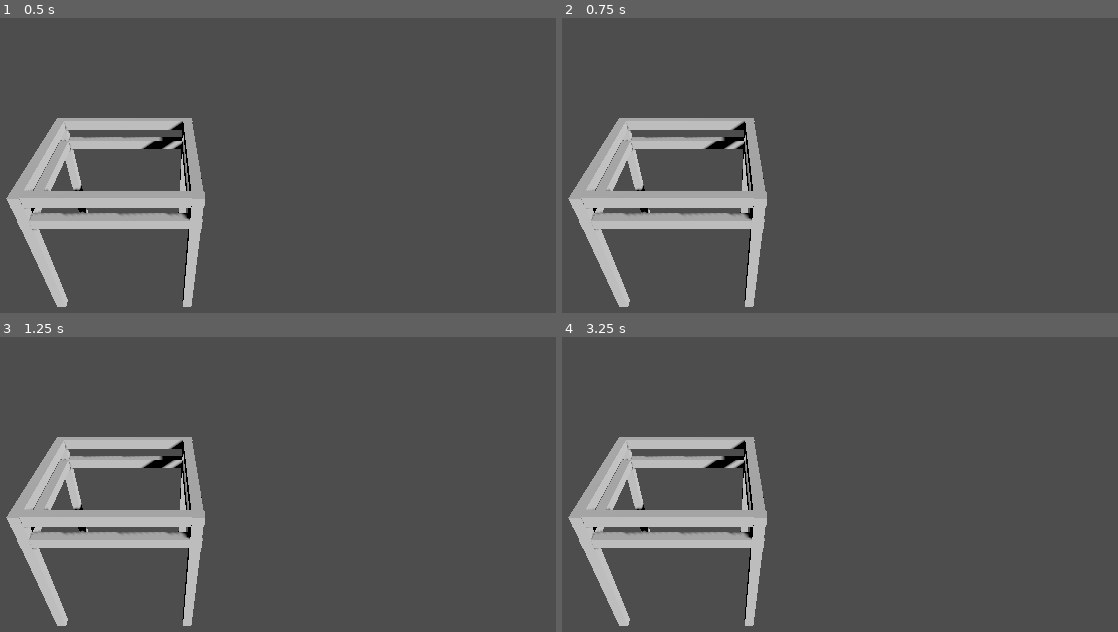
Above: before the commit, frames 1-4 (two rows, left to right).
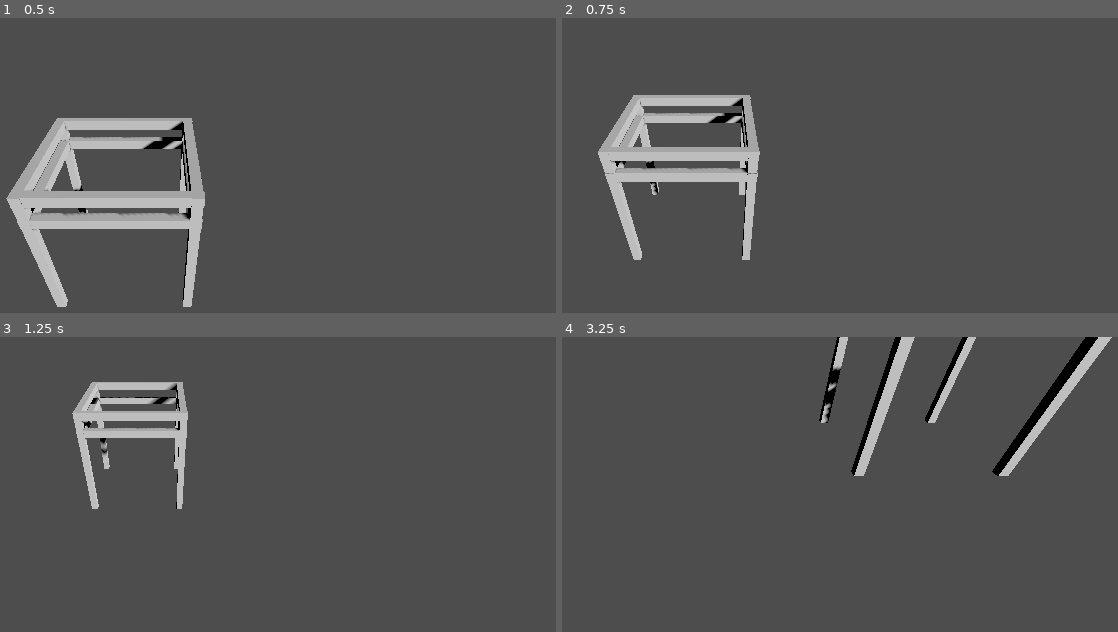
Above: after the commit, the same moments.

Repository: MrSquiggles34/COMP4501PROJECT
Game: Godot game, scene res://game_state.tscn
The game is run twice, just before and just after one commit, with the same random seed, the same clock (stepped at 60 frames per second) and the same inputs.
Inputs (mouse positions are in pixels of both pictures, inside the frame that each line leads up to):
- Up to frame 1 (0.5 s): no input
- Up to frame 2 (0.75 s): tap Enter at 0.5 s; move the mouse to (901, 218) at 0.52 s; hold S (camera_back, bound only after the commit) from 0.53 s (still down); click (901, 218) at 0.67 s
- Up to frame 3 (1.25 s): keep holding S (camera_back, bound only after the commit); tap W (camera_forward, bound only after the commit) at 0.8 s
- Up to frame 4 (3.25 s): move the mouse to (567, 584) at 1.27 s; release S (camera_back, bound only after the commit) at 1.28 s; tap W (camera_forward, bound only after the commit) at 1.35 s; click (567, 584) at 1.42 s; tap A (camera_left, bound only after the commit) at 1.55 s; tap Space at 2 s; move the mouse to (806, 463) at 2.02 s; hold A (camera_left, bound only after the commit) 2.03-2.78 s; click (806, 463) at 2.17 s; tap D (camera_right, bound only after the commit) at 2.3, 2.85 s; move the mouse to (outside the picture) at 2.77 s; click (outside the picture) at 2.92 s; tap Mouse wheel up (camera_zoom_in, bound only after the commit) at 3.05 s

Frame 1 is identical in both runs. In frame 2, 11% of the frame differs, in the area x 1-37%, y 26-98%; in frame 3, 12%; in frame 4, 14%, in the area x 1-99%, y 0-98%.

Commit message:
basic camera rig done

Diff:
--- /dev/null
+++ b/war-of-dragons/camera_control.gd
@@ -0,0 +1,56 @@
+extends Marker3D
+
+@export var move_speed: float = 15.0
+@export var zoom_speed: float = 20.0
+@export var min_zoom: float = 5.0
+@export var max_zoom: float = 40.0
+
+@onready var cam: Camera3D = $PlayerCamera
+
+# Called when the node enters the scene tree for the first time.
+func _ready() -> void:
+	pass # Replace with function body.
+
+# Called every frame. 'delta' is the elapsed time since the previous frame.
+func _process(delta: float) -> void:
+	var direction := Vector3.ZERO
+
+	# Movement input
+	if Input.is_action_pressed("camera_forward"):
+		direction -= transform.basis.z
+	if Input.is_action_pressed("camera_back"):
+		direction += transform.basis.z
+	if Input.is_action_pressed("camera_left"):
+		direction -= transform.basis.x
+	if Input.is_action_pressed("camera_right"):
+		direction += transform.basis.x
+
+	# Flatten movement so camera doesn't move vertically
+	direction.y = 0
+	direction = direction.normalized()
+
+	global_position += direction * move_speed * delta
+
+	if Input.is_action_pressed("camera_zoom_in"):
+		zoom_camera(-zoom_speed * delta)
+
+	if Input.is_action_pressed("camera_zoom_out"):
+		zoom_camera(zoom_speed * delta)
+
+func zoom_camera(amount: float) -> void:
+	var local_pos = cam.position
+	local_pos += cam.transform.basis.z * amount
+
+	# Clamp zoom distance
+	var distance = local_pos.length()
+	distance = clamp(distance, min_zoom, max_zoom)
+	local_pos = local_pos.normalized() * distance
+
+	cam.position = local_pos
+
+func _unhandled_input(event):
+	if event is InputEventMouseButton:
+		if event.button_index == MOUSE_BUTTON_WHEEL_UP:
+			zoom_camera(-zoom_speed * 0.1)
+		elif event.button_index == MOUSE_BUTTON_WHEEL_DOWN:
+			zoom_camera(zoom_speed * 0.1)
--- a/war-of-dragons/game_state.tscn
+++ b/war-of-dragons/game_state.tscn
@@ -1,13 +1,21 @@
 [gd_scene format=3 uid="uid://b55p48oyoj4p8"]
 
+[ext_resource type="Script" uid="uid://cqndwg6nnxgwq" path="res://camera_control.gd" id="1_018ao"]
 [ext_resource type="PackedScene" uid="uid://b5dly7pp1l7xy" path="res://table.glb" id="1_30ppg"]
 
 [node name="Node" type="Node" unique_id=1739524700]
+
+[node name="GameInterface" type="Control" parent="." unique_id=246498740]
+layout_mode = 3
+anchors_preset = 0
+offset_right = 40.0
+offset_bottom = 40.0
 
 [node name="PlayerCameraSetup" type="Node3D" parent="." unique_id=239011046]
 
 [node name="Marker3D" type="Marker3D" parent="PlayerCameraSetup" unique_id=861034217]
 transform = Transform3D(1, 0, 0, 0, 0.70710677, 0.70710677, 0, -0.70710677, 0.70710677, 0, 10, 0)
+script = ExtResource("1_018ao")
 
 [node name="PlayerCamera" type="Camera3D" parent="PlayerCameraSetup/Marker3D" unique_id=1093098968]
 
--- a/war-of-dragons/project.godot
+++ b/war-of-dragons/project.godot
@@ -15,6 +15,39 @@
 config/features=PackedStringArray("4.6", "Forward Plus")
 config/icon="uid://brcyc7dulsux1"
 
+[input]
+
+camera_left={
+"deadzone": 0.2,
+"events": [Object(InputEventKey,"resource_local_to_scene":false,"resource_name":"","device":-1,"window_id":0,"alt_pressed":false,"shift_pressed":false,"ctrl_pressed":false,"meta_pressed":false,"pressed":false,"keycode":0,"physical_keycode":65,"key_label":0,"unicode":97,"location":0,"echo":false,"script":null)
+]
+}
+camera_right={
+"deadzone": 0.2,
+"events": [Object(InputEventKey,"resource_local_to_scene":false,"resource_name":"","device":-1,"window_id":0,"alt_pressed":false,"shift_pressed":false,"ctrl_pressed":false,"meta_pressed":false,"pressed":false,"keycode":0,"physical_keycode":68,"key_label":0,"unicode":100,"location":0,"echo":false,"script":null)
+]
+}
+camera_forward={
+"deadzone": 0.2,
+"events": [Object(InputEventKey,"resource_local_to_scene":false,"resource_name":"","device":-1,"window_id":0,"alt_pressed":false,"shift_pressed":false,"ctrl_pressed":false,"meta_pressed":false,"pressed":false,"keycode":0,"physical_keycode":87,"key_label":0,"unicode":119,"location":0,"echo":false,"script":null)
+]
+}
+camera_back={
+"deadzone": 0.2,
+"events": [Object(InputEventKey,"resource_local_to_scene":false,"resource_name":"","device":-1,"window_id":0,"alt_pressed":false,"shift_pressed":false,"ctrl_pressed":false,"meta_pressed":false,"pressed":false,"keycode":0,"physical_keycode":83,"key_label":0,"unicode":115,"location":0,"echo":false,"script":null)
+]
+}
+camera_zoom_in={
+"deadzone": 0.2,
+"events": [Object(InputEventMouseButton,"resource_local_to_scene":false,"resource_name":"","device":-1,"window_id":0,"alt_pressed":false,"shift_pressed":false,"ctrl_pressed":false,"meta_pressed":false,"button_mask":0,"position":Vector2(0, 0),"global_position":Vector2(0, 0),"factor":1.0,"button_index":4,"canceled":false,"pressed":false,"double_click":false,"script":null)
+]
+}
+camera_zoom_out={
+"deadzone": 0.2,
+"events": [Object(InputEventMouseButton,"resource_local_to_scene":false,"resource_name":"","device":-1,"window_id":0,"alt_pressed":false,"shift_pressed":false,"ctrl_pressed":false,"meta_pressed":false,"button_mask":0,"position":Vector2(0, 0),"global_position":Vector2(0, 0),"factor":1.0,"button_index":5,"canceled":false,"pressed":false,"double_click":false,"script":null)
+]
+}
+
 [physics]
 
 3d/physics_engine="Jolt Physics"
Not shown, added: war-of-dragons/camera_control.gd.uid
